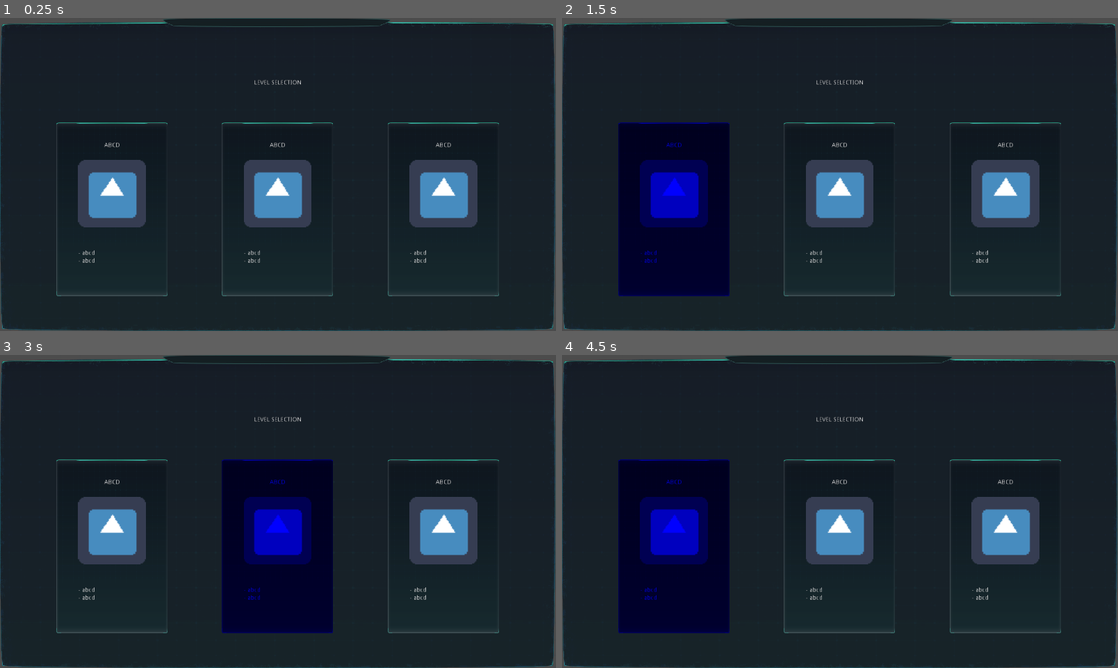
Above: before the commit, frames 1-4 (two rows, left to right).
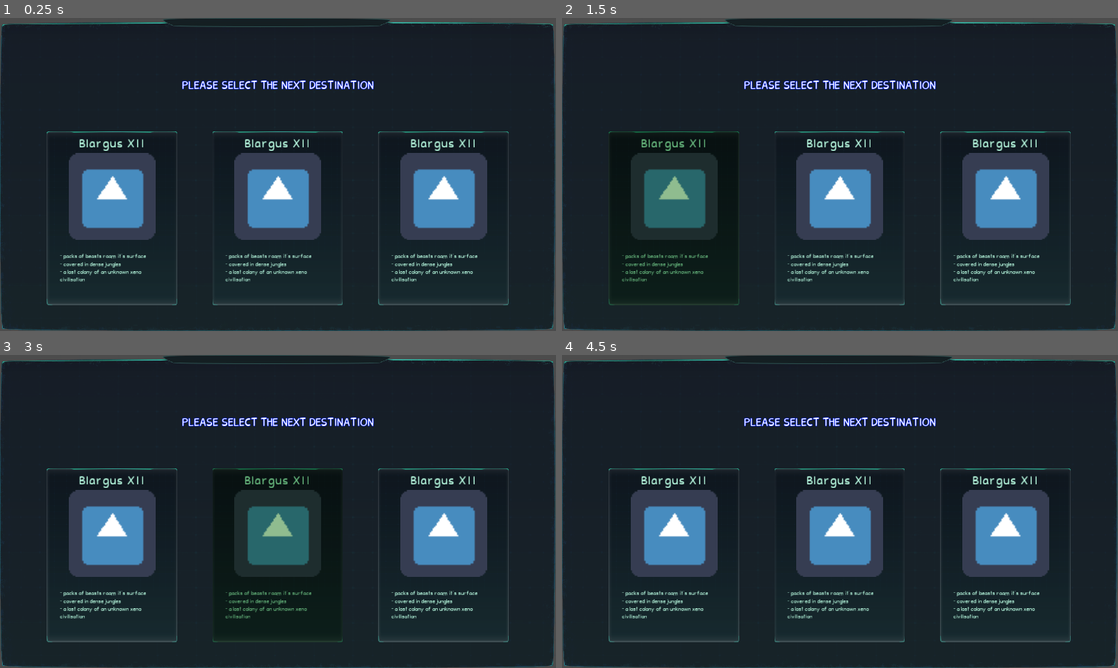
Above: after the commit, the same moments.

Repository: ktosox/Godot_WIld_06_2021
Game: Godot game, scene res://LevelSelection/LevelSelection.tscn
Two runs of this game, one before a commit and one after it. Both use one fixed random seed, a clock stepped at 60 frames per second and the inputs below. The project has no main scene, so this scene is started directly. The engine's default icon, where the game draws it, is replaced by a stand-in: a white triangle on a blue panel in a dark square.
Inputs (mouse positions are in pixels of both pictures, inside the frame that each line leads up to):
- Up to frame 1 (0.25 s): no input
- Up to frame 2 (1.5 s): tap Enter at 0.5 s; move the mouse to (962, 158) at 0.52 s; click (962, 158) at 0.67 s; tap Space at 1.25 s; move the mouse to (728, 190) at 1.27 s; click (728, 190) at 1.42 s
- Up to frame 3 (3 s): tap Enter at 2 s; move the mouse to (333, 442) at 2.02 s; click (333, 442) at 2.17 s; tap Space at 2.75 s; move the mouse to (250, 574) at 2.77 s; click (250, 574) at 2.92 s
- Up to frame 4 (4.5 s): tap Enter at 3.5 s; move the mouse to (1006, 558) at 3.52 s; click (1006, 558) at 3.67 s; tap Space at 4.25 s; move the mouse to (673, 464) at 4.27 s; click (673, 464) at 4.42 s

The runs differ from the first frame. In frame 1, 12% of the frame differs, in the area x 8-92%, y 19-92%; in frame 2, 17%; in frame 3, 17%; in frame 4, 19%.

Commit message:
design of UI for level selection screen is almost complete

Diff:
--- a/Game/LevelSelection/LevelCard.tscn
+++ b/Game/LevelSelection/LevelCard.tscn
@@ -1,15 +1,17 @@
-[gd_scene load_steps=4 format=2]
+[gd_scene load_steps=6 format=2]
 
 [ext_resource path="res://Resources/UI/MainPanel02.png" type="Texture" id=1]
 [ext_resource path="res://icon.png" type="Texture" id=2]
 [ext_resource path="res://Scripts/LevelCard.gd" type="Script" id=3]
+[ext_resource path="res://Resources/Fonts/LevelCardFont.tres" type="DynamicFont" id=4]
+[ext_resource path="res://Resources/Fonts/LevelCardTtileFont.tres" type="DynamicFont" id=5]
 
 [node name="LevelCard" type="NinePatchRect"]
 anchor_right = 1.0
 anchor_bottom = 1.0
 margin_right = -1024.0
 margin_bottom = -320.0
-rect_min_size = Vector2( 256, 400 )
+rect_min_size = Vector2( 300, 400 )
 mouse_filter = 0
 size_flags_horizontal = 6
 size_flags_vertical = 0
@@ -29,63 +31,65 @@
 [node name="LayoutV" type="VBoxContainer" parent="."]
 anchor_right = 1.0
 anchor_bottom = 1.0
-margin_left = 50.0
-margin_right = -50.0
+margin_left = 30.0
+margin_top = 20.0
+margin_right = -30.0
+margin_bottom = -20.0
 alignment = 1
 __meta__ = {
 "_edit_use_anchors_": false
 }
 
-[node name="Control" type="Control" parent="LayoutV"]
-margin_right = 156.0
-margin_bottom = 42.0
-mouse_filter = 2
-size_flags_vertical = 3
-size_flags_stretch_ratio = 0.2
-
 [node name="Name" type="Label" parent="LayoutV"]
-margin_top = 46.0
-margin_right = 156.0
-margin_bottom = 60.0
-text = "ABCD"
+margin_right = 240.0
+margin_bottom = 28.0
+custom_fonts/font = ExtResource( 5 )
+custom_colors/font_color = Color( 0.733333, 1, 0.894118, 1 )
+text = "Blargus XII"
 align = 1
 
 [node name="Planet" type="TextureRect" parent="LayoutV"]
-margin_top = 64.0
-margin_right = 156.0
-margin_bottom = 264.0
+margin_top = 32.0
+margin_right = 240.0
+margin_bottom = 232.0
 rect_min_size = Vector2( 0, 200 )
 texture = ExtResource( 2 )
 expand = true
 stretch_mode = 6
 
 [node name="Control3" type="VBoxContainer" parent="LayoutV"]
-margin_top = 268.0
-margin_right = 156.0
-margin_bottom = 353.0
+margin_top = 236.0
+margin_right = 240.0
+margin_bottom = 360.0
 size_flags_vertical = 3
 size_flags_stretch_ratio = 0.4
 alignment = 1
 
 [node name="Label" type="Label" parent="LayoutV/Control3"]
-margin_top = 26.0
-margin_right = 156.0
-margin_bottom = 40.0
-text = "- abcd"
+margin_top = 28.0
+margin_right = 240.0
+margin_bottom = 42.0
+custom_fonts/font = ExtResource( 4 )
+custom_colors/font_color = Color( 0.733333, 1, 0.894118, 1 )
+text = "- packs of beasts roam it's surface"
+autowrap = true
 
 [node name="Label2" type="Label" parent="LayoutV/Control3"]
-margin_top = 44.0
-margin_right = 156.0
-margin_bottom = 58.0
-text = "- abcd"
+margin_top = 46.0
+margin_right = 240.0
+margin_bottom = 60.0
+custom_fonts/font = ExtResource( 4 )
+custom_colors/font_color = Color( 0.733333, 1, 0.894118, 1 )
+text = "- covered in dense jungles"
 
-[node name="Control4" type="Control" parent="LayoutV"]
-margin_top = 357.0
-margin_right = 156.0
-margin_bottom = 400.0
-mouse_filter = 2
-size_flags_vertical = 3
-size_flags_stretch_ratio = 0.2
+[node name="Label3" type="Label" parent="LayoutV/Control3"]
+margin_top = 64.0
+margin_right = 240.0
+margin_bottom = 95.0
+custom_fonts/font = ExtResource( 4 )
+custom_colors/font_color = Color( 0.733333, 1, 0.894118, 1 )
+text = "- a lost colony of an unknown xeno civilisation"
+autowrap = true
 
 [connection signal="mouse_entered" from="." to="." method="_on_LevelCard_mouse_entered"]
 [connection signal="mouse_exited" from="." to="." method="_on_LevelCard_mouse_exited"]
--- a/Game/LevelSelection/LevelSelection.tscn
+++ b/Game/LevelSelection/LevelSelection.tscn
@@ -1,8 +1,9 @@
-[gd_scene load_steps=4 format=2]
+[gd_scene load_steps=5 format=2]
 
 [ext_resource path="res://Scripts/LevelSelection.gd" type="Script" id=1]
 [ext_resource path="res://Resources/UI/MainPanel01.png" type="Texture" id=2]
 [ext_resource path="res://LevelSelection/LevelCard.tscn" type="PackedScene" id=3]
+[ext_resource path="res://Resources/Fonts/LevelSelectionFont.tres" type="DynamicFont" id=4]
 
 [node name="LevelSelection" type="NinePatchRect"]
 anchor_right = 1.0
@@ -24,9 +25,9 @@
 anchor_right = 1.0
 anchor_bottom = 1.0
 margin_left = 70.0
-margin_top = 80.0
+margin_top = 60.0
 margin_right = -70.0
-margin_bottom = -80.0
+margin_bottom = -60.0
 alignment = 1
 __meta__ = {
 "_edit_use_anchors_": false
@@ -34,44 +35,50 @@
 
 [node name="Control" type="CenterContainer" parent="VBoxContainer"]
 margin_right = 1140.0
-margin_bottom = 156.0
+margin_bottom = 196.0
 size_flags_vertical = 3
+size_flags_stretch_ratio = 0.2
 
 [node name="Label" type="Label" parent="VBoxContainer/Control"]
-margin_left = 515.0
-margin_top = 62.0
-margin_right = 624.0
-margin_bottom = 93.0
-text = "level selection
-"
+margin_left = 346.0
+margin_top = 85.0
+margin_right = 793.0
+margin_bottom = 111.0
+custom_fonts/font = ExtResource( 4 )
+text = "please select the next destination"
 uppercase = true
 
 [node name="HBoxContainer" type="HBoxContainer" parent="VBoxContainer"]
-margin_top = 160.0
+margin_top = 200.0
 margin_right = 1140.0
-margin_bottom = 560.0
+margin_bottom = 600.0
+size_flags_vertical = 9
 alignment = 1
 __meta__ = {
 "_edit_use_anchors_": false
 }
 
-[node name="LevelCard" parent="VBoxContainer/HBoxContainer" instance=ExtResource( 3 )]
+[node name="Card1" parent="VBoxContainer/HBoxContainer" instance=ExtResource( 3 )]
 anchor_right = 0.0
 anchor_bottom = 0.0
-margin_left = 60.0
-margin_right = 316.0
+margin_left = 38.0
+margin_right = 338.0
 margin_bottom = 400.0
 
-[node name="LevelCard2" parent="VBoxContainer/HBoxContainer" instance=ExtResource( 3 )]
+[node name="Card2" parent="VBoxContainer/HBoxContainer" instance=ExtResource( 3 )]
 anchor_right = 0.0
 anchor_bottom = 0.0
-margin_left = 441.0
-margin_right = 697.0
+margin_left = 419.0
+margin_right = 719.0
 margin_bottom = 400.0
 
-[node name="LevelCard3" parent="VBoxContainer/HBoxContainer" instance=ExtResource( 3 )]
+[node name="Card3" parent="VBoxContainer/HBoxContainer" instance=ExtResource( 3 )]
 anchor_right = 0.0
 anchor_bottom = 0.0
-margin_left = 823.0
-margin_right = 1079.0
+margin_left = 801.0
+margin_right = 1101.0
 margin_bottom = 400.0
+
+[connection signal="gui_input" from="VBoxContainer/HBoxContainer/Card1" to="." method="_on_Card1_gui_input"]
+[connection signal="gui_input" from="VBoxContainer/HBoxContainer/Card2" to="." method="_on_Card2_gui_input"]
+[connection signal="gui_input" from="VBoxContainer/HBoxContainer/Card3" to="." method="_on_Card3_gui_input"]
--- /dev/null
+++ b/Game/Resources/Fonts/LevelCardFont.tres
@@ -0,0 +1,8 @@
+[gd_resource type="DynamicFont" load_steps=2 format=2]
+
+[ext_resource path="res://Resources/Fonts/stanberry/Stanberry.ttf" type="DynamicFontData" id=1]
+
+[resource]
+size = 14
+use_filter = true
+font_data = ExtResource( 1 )
--- /dev/null
+++ b/Game/Resources/Fonts/LevelCardTtileFont.tres
@@ -0,0 +1,9 @@
+[gd_resource type="DynamicFont" load_steps=2 format=2]
+
+[ext_resource path="res://Resources/Fonts/stanberry/Stanberry.ttf" type="DynamicFontData" id=1]
+
+[resource]
+size = 28
+use_filter = true
+extra_spacing_char = 2
+font_data = ExtResource( 1 )
--- /dev/null
+++ b/Game/Resources/Fonts/LevelSelectionFont.tres
@@ -0,0 +1,9 @@
+[gd_resource type="DynamicFont" load_steps=2 format=2]
+
+[ext_resource path="res://Resources/Fonts/stanberry/Stanberry.ttf" type="DynamicFontData" id=1]
+
+[resource]
+size = 26
+outline_size = 1
+outline_color = Color( 0, 0.121569, 1, 1 )
+font_data = ExtResource( 1 )
--- a/Game/Scripts/LevelCard.gd
+++ b/Game/Scripts/LevelCard.gd
@@ -17,7 +17,7 @@
 
 
 func _on_LevelCard_mouse_entered():
-	modulate = ColorN("Blue")
+	modulate = ColorN("darkseagreen")
 	pass # Replace with function body.
 
 
--- a/Game/Scripts/LevelSelection.gd
+++ b/Game/Scripts/LevelSelection.gd
@@ -11,6 +11,24 @@
 	pass # Replace with function body.
 
 
-# Called every frame. 'delta' is the elapsed time since the previous frame.
-#func _process(delta):
-#	pass
+func select_level(nr):
+	print(nr)
+	pass
+
+
+func _on_Card1_gui_input(event:InputEvent):
+	if(event.is_class("InputEventMouseButton") and event.is_pressed()):
+		select_level(1)
+
+
+
+func _on_Card2_gui_input(event):
+	if(event.is_class("InputEventMouseButton") and event.is_pressed()):
+		select_level(2)
+	pass # Replace with function body.
+
+
+func _on_Card3_gui_input(event):
+	if(event.is_class("InputEventMouseButton") and event.is_pressed()):
+		select_level(3)
+	pass # Replace with function body.
